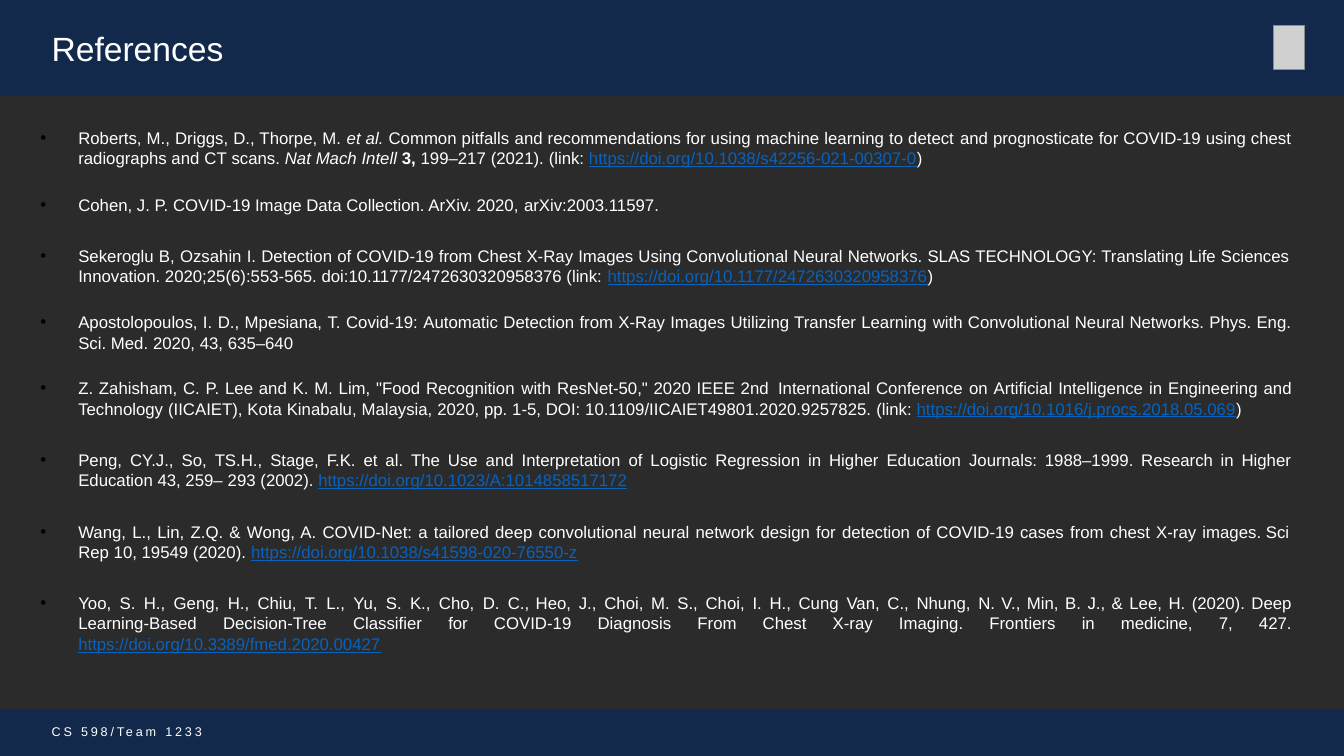
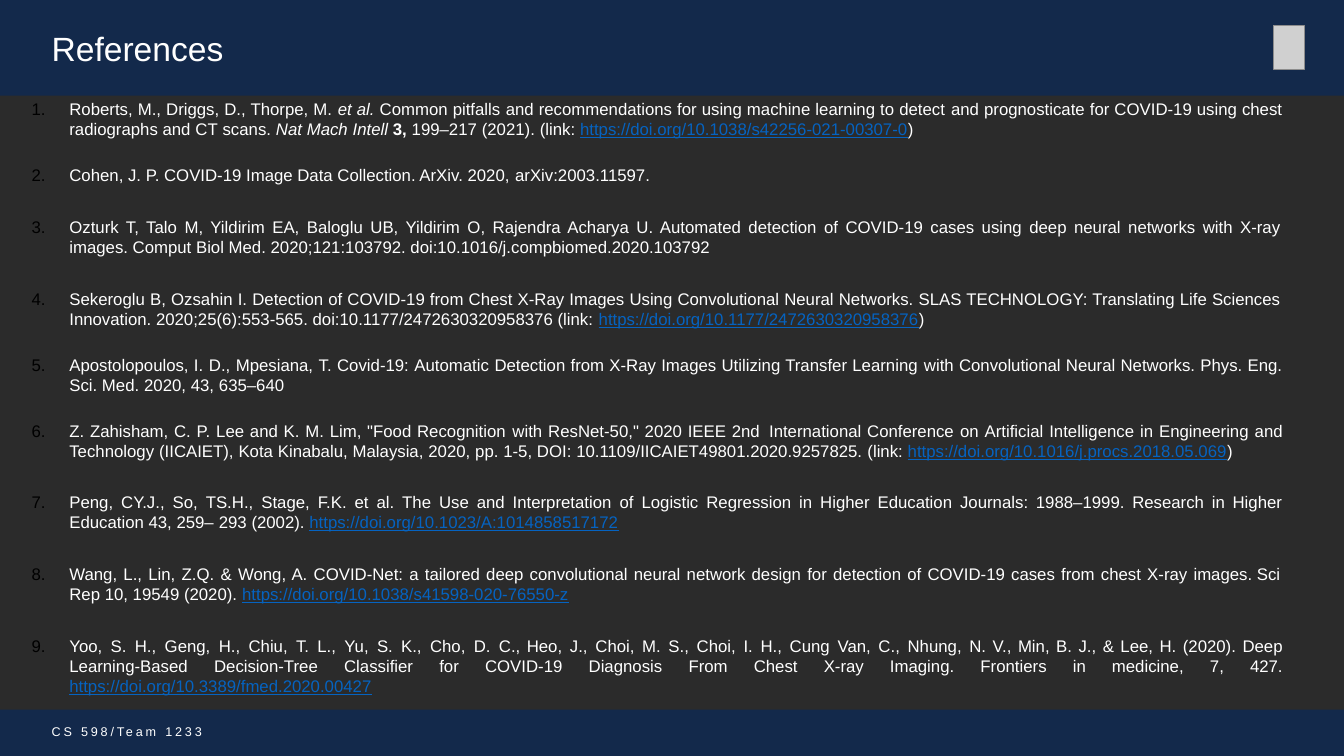
Before and after one commit to mohitbhadauria10/DL-Project, a slide deck: slide 13 of Presentation_Team_1233 _mike.pptx (slide 12 before the commit). Drawn at 1344x756 pixels with LibreOffice and Linux fonts; fonts in the diff are those of the drawing; grey boxes stand for pictures; background and template pictures are left out; a plain dark background stands for a picture behind light text. Boxes give left, top, right and bottom in pixels: in the first picture for what was removed or moved away, otherwise in the second. Text is boxed around its words. In the diff, an @@ line names an element or a change of style, - is before the commit and + after.

```diff
--- a/Presentation_Team_1233 _mike.pptx
+++ b/Presentation_Team_1233 _mike.pptx
@@ text "Roberts, M., Driggs, D., Thorpe, ...": place and size @@
-text "Roberts, M., Driggs, D., Thorpe, ..." at <box>78,132,1292,654</box>
+text "Roberts, M., Driggs, D., Thorpe, ..." at <box>69,103,1283,696</box>
@@ text at <box>69,103,1283,696</box>: bullet • to 1. @@
@@ text at <box>69,221,1280,257</box>: paragraph added @@
+3. Ozturk T, Talo M, Yildirim EA, Baloglu UB, Yildirim O, Rajendra Acharya U. Automated detection of COVID-19 cases using deep neural networks with X-ray images. Comput Biol Med. 2020;121:103792. doi:10.1016/j.compbiomed.2020.103792
```
Also in this commit, not shown: 7 other slides changed, 1 slide added, 2 other files.
